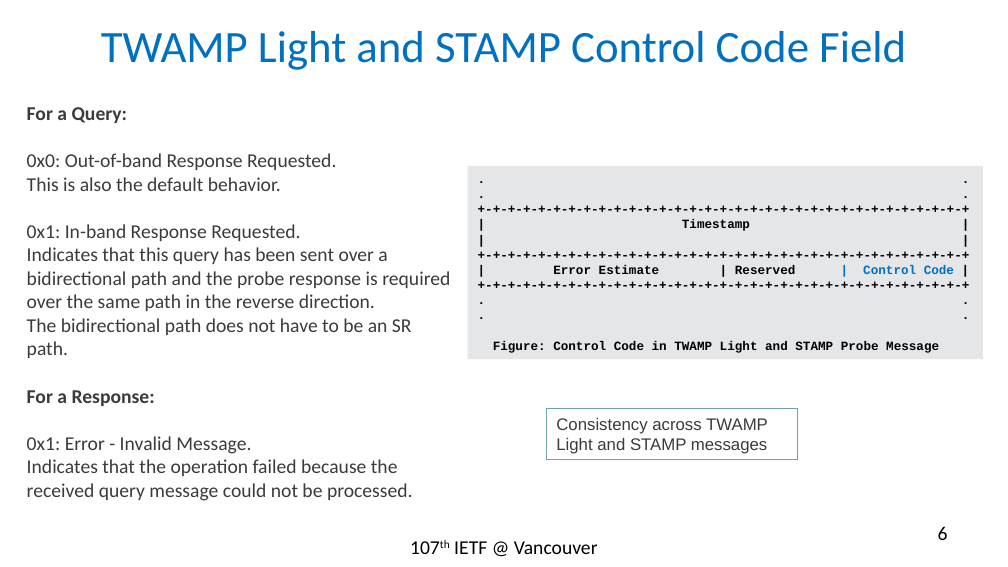
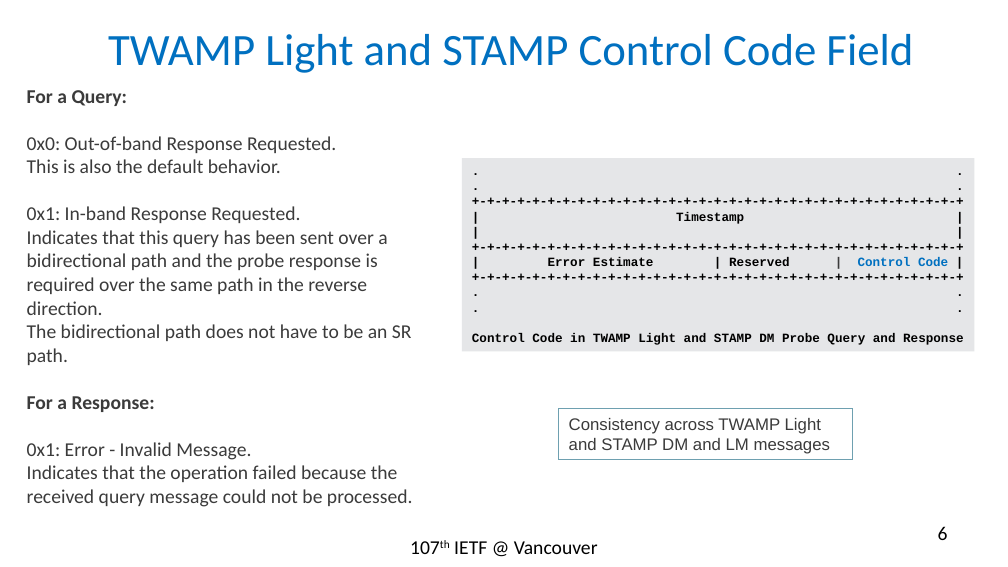
Before and after one commit to rakgandhi/ietf-slides, a slide deck: slide 6 of draft-gandhi-spring-twamp-srpm-07.pptx. Drawn at 1008x567 pixels with LibreOffice and Linux fonts; fonts in the diff are those of the drawing. Boxes give left, top, right and bottom in pixels: in the first picture for what was removed or moved away, otherwise in the second. Text is boxed around its words. In the diff, an @@ line names an element or a change of style, - is before the commit and + after.

```diff
--- a/draft-gandhi-spring-twamp-srpm-07.pptx
+++ b/draft-gandhi-spring-twamp-srpm-07.pptx
@@ title "TWAMP Light and STAMP Control ...": place and size @@
-title "TWAMP Light and STAMP Control ..." at <box>101,31,906,70</box>
+title "TWAMP Light and STAMP Control ..." at <box>108,34,913,73</box>
@@ text "For a Query:" rewrapped from <box>27,107,450,501</box> to <box>27,90,413,507</box> @@
@@ rectangle ". .": place and size @@
-rectangle ". ." at <box>468,166,983,360</box>
+rectangle ". ." at <box>462,158,974,352</box>
@@ text in rectangle at <box>548,257,948,266</box>: text colour #0070C0 to #3B3B3B in "|" @@
@@ text in rectangle at <box>472,333,964,345</box>: text changed @@
-Figure: Control Code in TWAMP Light and STAMP Probe Message
+Control Code in TWAMP Light and STAMP DM Probe Query and Response
@@ rectangle "Consistency across TWAMP Light and ...": place and size @@
-rectangle "Consistency across TWAMP Light and ..." at <box>546,409,798,460</box>
+rectangle "Consistency across TWAMP Light and ..." at <box>558,408,852,459</box>
@@ text in rectangle at <box>569,418,830,454</box>: text changed @@
-Consistency across TWAMP Light and STAMP messages
+Consistency across TWAMP Light and STAMP DM and LM messages
```
